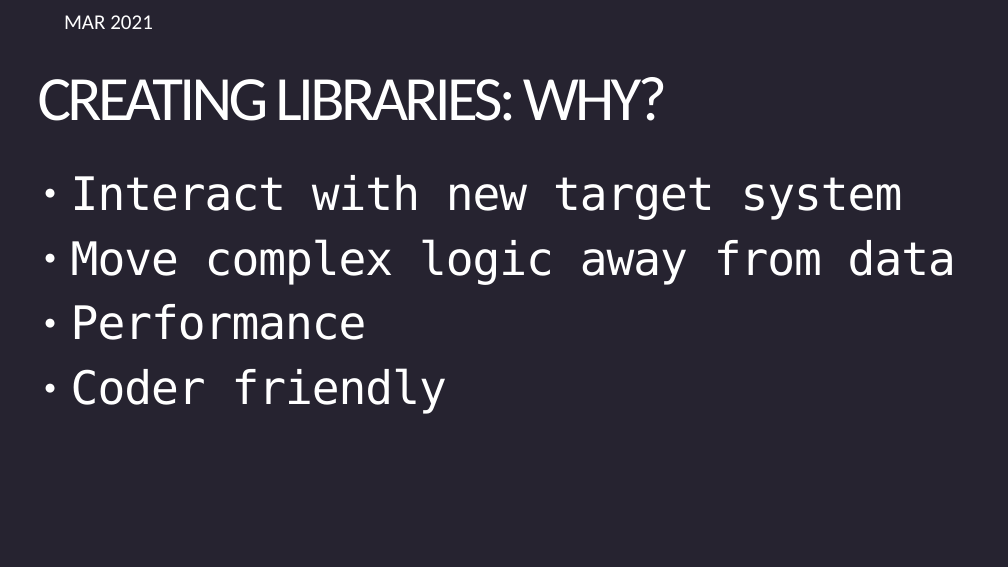
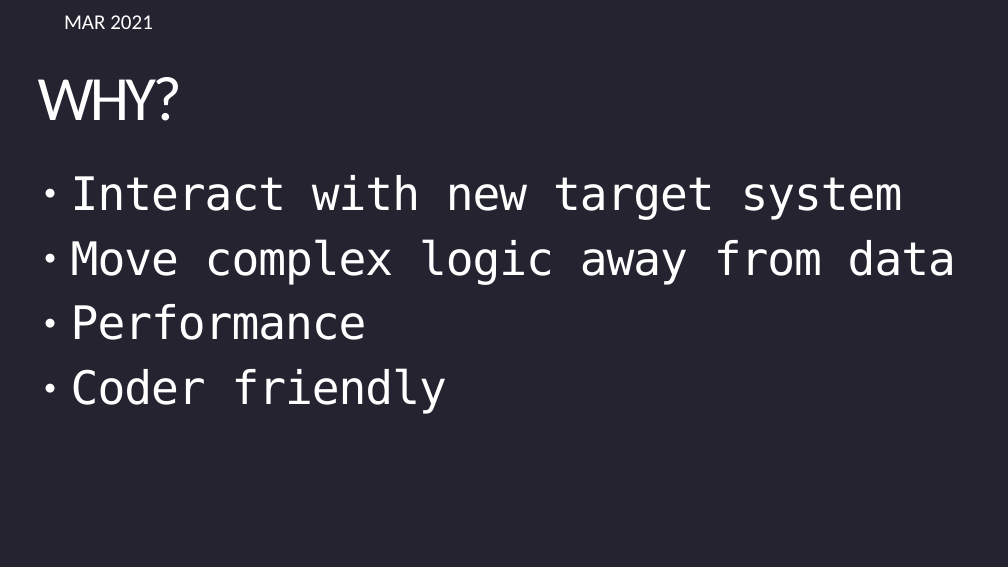
Before and after one commit to pekkaklarck/robot-libraries-why-and-how, a slide deck: slide 3 of RobotLibrariesWhyAndHow.odp. Drawn at 1008x567 pixels with LibreOffice and Linux fonts; fonts in the diff are those of the drawing; background and template pictures are left out. Boxes give left, top, right and bottom in pixels: in the first picture for what was removed or moved away, otherwise in the second. Text is boxed around its words. In the diff, an @@ line names an element or a change of style, - is before the commit and + after.

```diff
--- a/RobotLibrariesWhyAndHow.odp
+++ b/RobotLibrariesWhyAndHow.odp
@@ title at [38, 77, 182, 121]: text changed @@
-CREATING LIBRARIES: WHY?
+WHY?
```
Also in this commit, not shown: 1 other slide changed, 1 other file.
